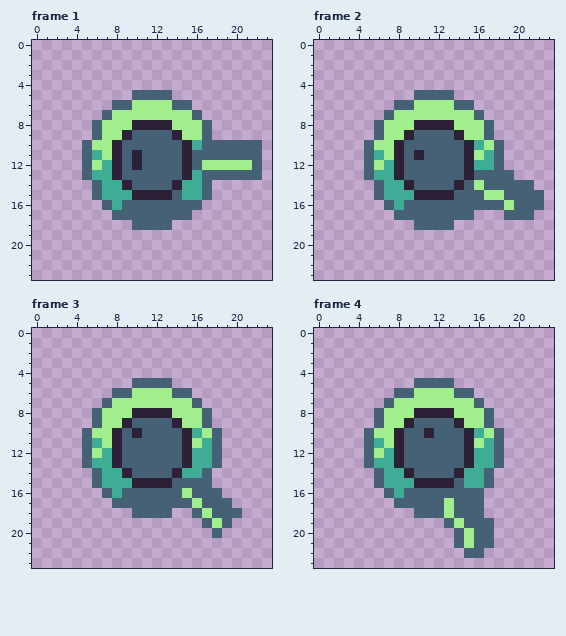
One commit to this pixel-art file: art/RotatingTurret.aseprite. Above is the file before it was changed.
24x24 pixels, 50 frames. Shown: frame 1, frame 2, frame 3, frame 4. The commit also changed other frames, which this record leaves out.
Now the later version:
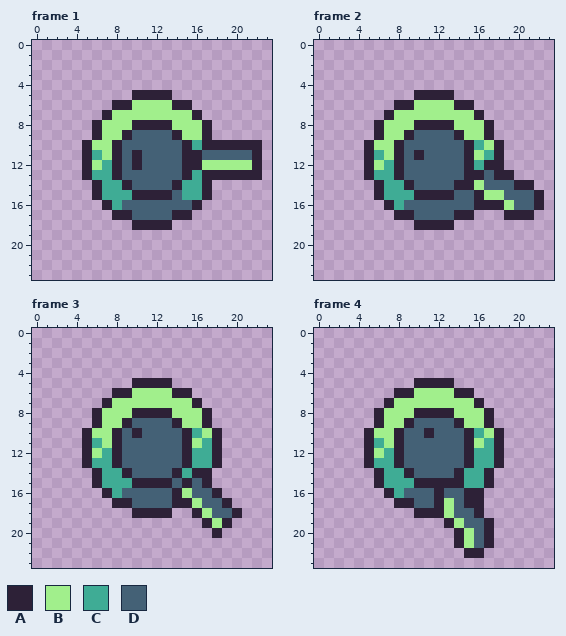
Palette (. is transparent): A #2d2137  B #a1ef8c  C #3fac95  D #446176
Edits made:
Frame 1:
The edit turns colour D into colour A in row 5 at x 10 to 13; in row 6 at x 8 to 9 and 14 to 15; in row 7 at x 7 and 16; in rows 8 to 9 at x 6 and 17; in row 10 at x 5 and 17 to 22; in rows 11 to 12 at x 5, 16 and 22.
The edit turns colour D into colour A in row 13 at x 5 and 17 to 22; in rows 14 to 15 at x 6 and 17; in row 16 at x 7 and 16; in row 17 at x 8 to 9 and 14 to 15; in row 18 at x 10 to 13.
Frame 2:
The edit turns colour C into colour A in row 12 at x 17.
The edit turns colour D into colour A in row 5 at x 10 to 13; in row 6 at x 8 to 9 and 14 to 15; in row 7 at x 7 and 16; in rows 8 to 9 at x 6 and 17; in rows 10 to 12 at x 5 and 18; in row 13 at x 5, 16 and 18 to 19.
The edit turns colour D into colour A in row 14 at x 6, 15 and 20 to 21; in row 15 at x 6, 16 and 22; in row 16 at x 7, 16 to 18 and 22; in row 17 at x 8 to 9, 14 to 15 and 19 to 21; in row 18 at x 10 to 13.
Frame 3:
The edit turns colour C into colour A in row 14 at x 16.
The edit turns colour D into colour A in row 5 at x 10 to 13; in row 6 at x 8 to 9 and 14 to 15; in row 7 at x 7 and 16; in rows 8 to 9 at x 6 and 17; in rows 10 to 13 at x 5 and 18; in row 14 at x 6 and 17.
The edit turns colour D into colour A in row 15 at x 6, 15 and 17; in row 16 at x 7, 14 and 18; in row 17 at x 8 to 9, 14 to 15 and 19; in row 18 at x 10 to 13, 16 and 20; in row 19 at x 17 and 19; in row 20 at x 18.
Frame 4:
The edit turns colour D into colour A in row 5 at x 10 to 13; in row 6 at x 8 to 9 and 14 to 15; in row 7 at x 7 and 16; in rows 8 to 9 at x 6 and 17; in rows 10 to 13 at x 5 and 18; in row 14 at x 6 and 17.
The edit turns colour D into colour A in row 15 at x 6, 14 and 17; in row 16 at x 7, 12 and 15 to 16; in row 17 at x 8 to 9, 12 and 15 to 16; in row 18 at x 10 to 12 and 16; in row 19 at x 13 and 17; in rows 20 to 21 at x 14 and 17.
The edit turns colour D into colour A in row 22 at x 15 to 16.
Boxes around the changes in both pictures, in picture pixels (x1, y1, x2, y2):
changed: (82, 90, 262, 230)
changed: (364, 90, 544, 230)
changed: (82, 378, 242, 538)
changed: (364, 378, 504, 558)
